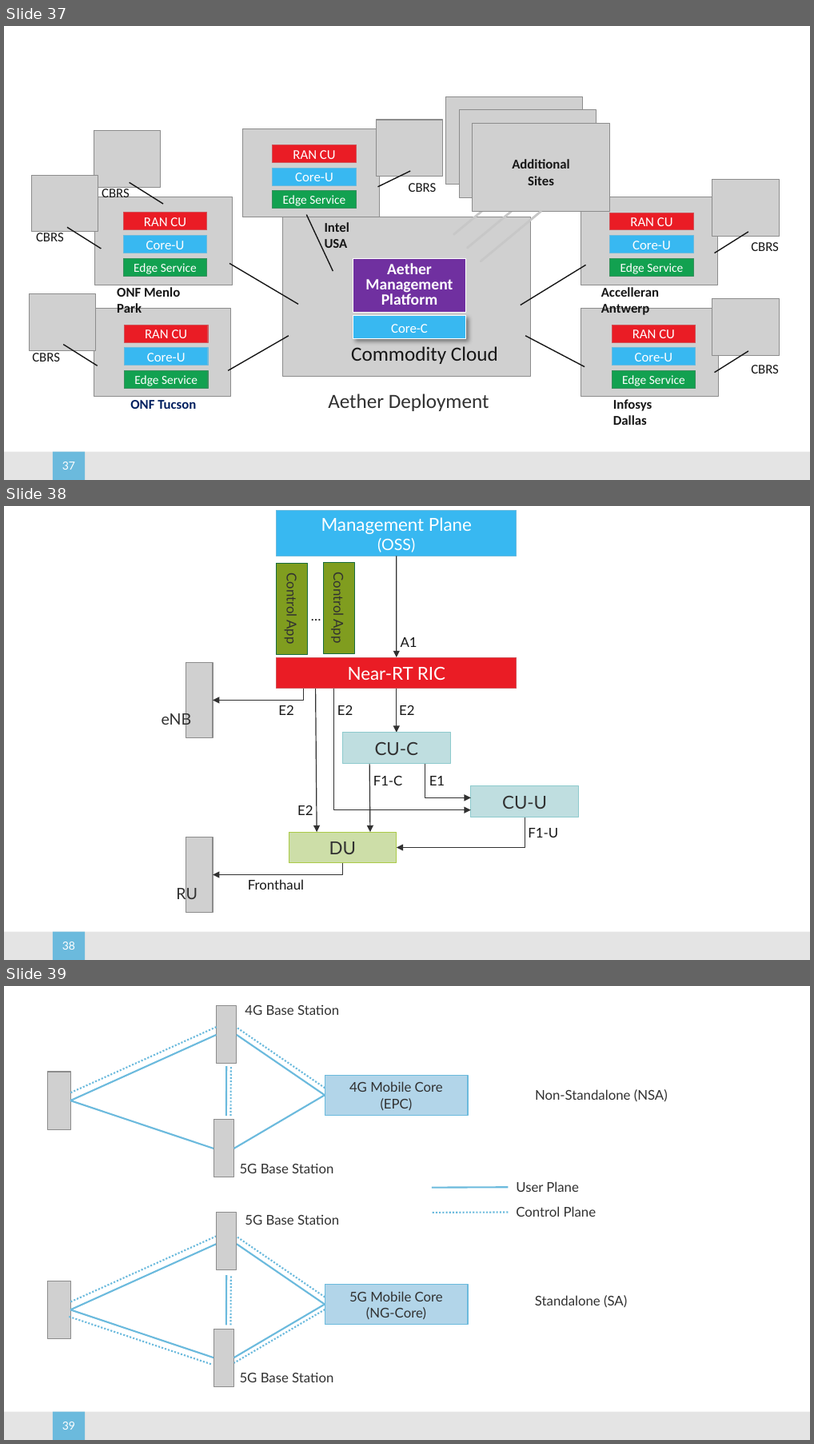
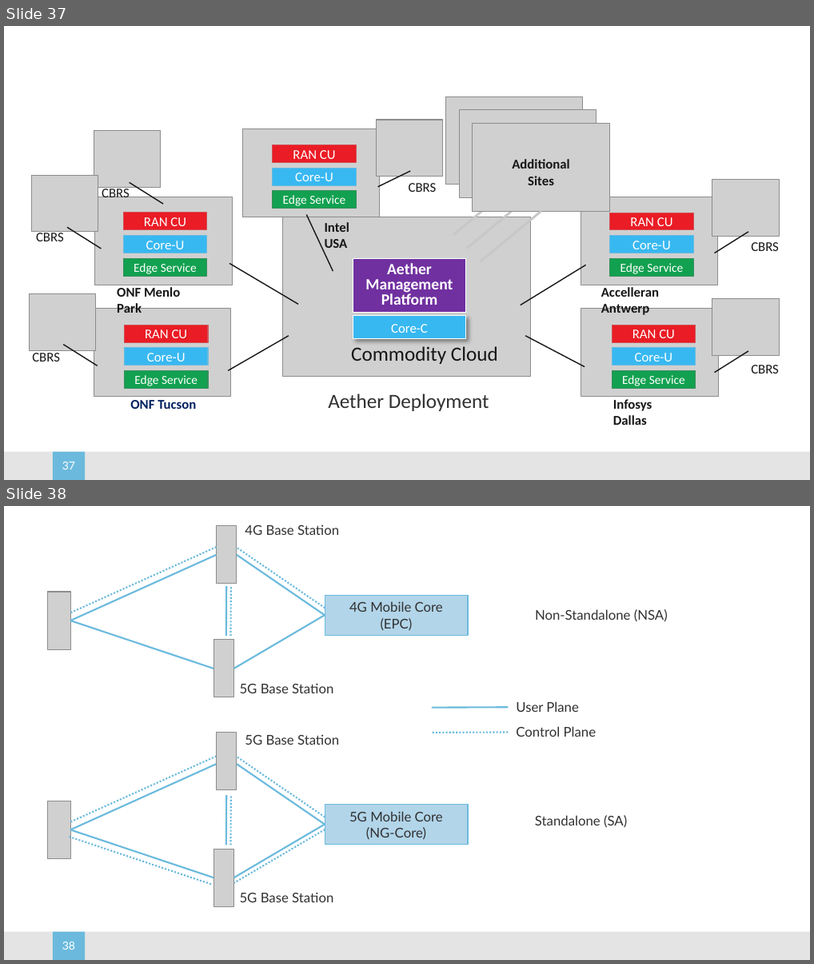
Before and after one commit to SystemsApproach/5G, a slide deck: figures.pptx. Shown one above the other, each under a label of ours: slides 37, 38 and 39 before the commit, slides 37 and 38 after it. The pictures are 814x1444 and 814x964 pixels, drawn with LibreOffice and Linux fonts; fonts in the diff are those of the drawing; grey boxes stand for pictures; background and template pictures are left out. Boxes give left, top, right and bottom in pixels: in the first picture for what was removed or moved away, otherwise in the second. Text is boxed around its words. In the diff, an @@ line names an element or a change of style, - is before the commit and + after.

```diff
--- a/figures.pptx
+++ b/figures.pptx
@@ slide 38 removed at bbox=[4, 506, 810, 960], background #FFFFFF; not listed: 2 template elements that a slide beside it also shows @@
@@ rectangle removed at bbox=[277, 510, 516, 555] @@
-Management Plane
-(OSS)
@@ rectangle removed at bbox=[277, 563, 308, 654] @@
-Control App
@@ rectangle removed at bbox=[324, 562, 354, 653] @@
-Control App
@@ arrow removed from (397, 556) to (397, 658) @@
@@ text removed at bbox=[303, 603, 330, 627] @@
-…
@@ text removed at bbox=[401, 637, 418, 647] @@
-A1
@@ picture removed at bbox=[186, 663, 213, 737] @@
@@ rectangle removed at bbox=[277, 658, 516, 688] @@
-Near-RT RIC
@@ arrow removed from (315, 669) to (317, 832) @@
@@ elbow arrow removed from (305, 686) to (213, 700) @@
@@ elbow arrow removed from (334, 679) to (471, 810) @@
@@ arrow removed from (397, 688) to (397, 732) @@
@@ text removed at bbox=[162, 711, 192, 728] @@
-eNB
@@ text removed at bbox=[278, 705, 294, 715] @@
-E2
@@ text removed at bbox=[338, 705, 353, 715] @@
-E2
@@ text removed at bbox=[399, 705, 414, 715] @@
-E2
@@ rectangle removed at bbox=[342, 732, 450, 764] @@
-CU-C
@@ arrow removed from (370, 764) to (370, 832) @@
@@ elbow arrow removed from (426, 760) to (471, 797) @@
@@ text removed at bbox=[374, 776, 403, 785] @@
-F1-C
@@ text removed at bbox=[430, 776, 445, 785] @@
-E1
@@ rectangle removed at bbox=[471, 786, 579, 816] @@
-CU-U
@@ text removed at bbox=[298, 805, 313, 815] @@
-E2
@@ elbow arrow removed from (525, 817) to (397, 847) @@
@@ picture removed at bbox=[186, 836, 213, 912] @@
@@ rectangle removed at bbox=[289, 832, 397, 863] @@
-DU
@@ text removed at bbox=[528, 828, 558, 837] @@
-F1-U
@@ elbow arrow removed from (342, 863) to (213, 875) @@
@@ text removed at bbox=[176, 885, 198, 903] @@
-RU
@@ text removed at bbox=[248, 879, 304, 889] @@
-Fronthaul
@@ what was slide 39 is now slide 38 @@
@@ page number at bbox=[62, 941, 75, 949]: text changed @@
-39
+38
```
Also in this commit, not shown: 6 other files.
